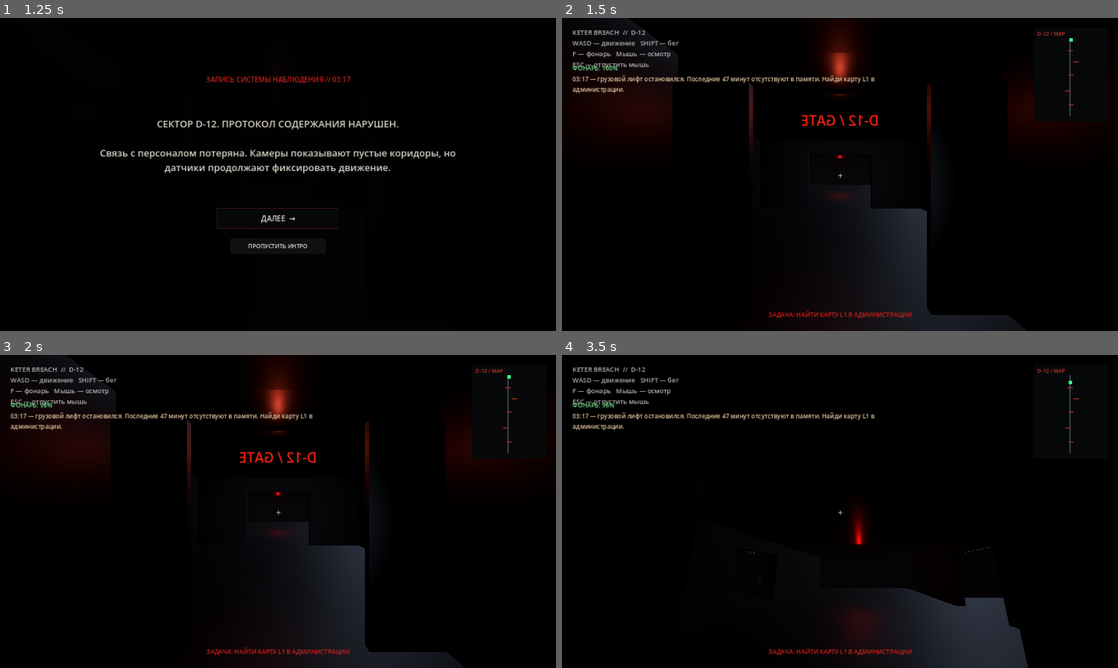
Above: before the commit, frames 1-4 (two rows, left to right).
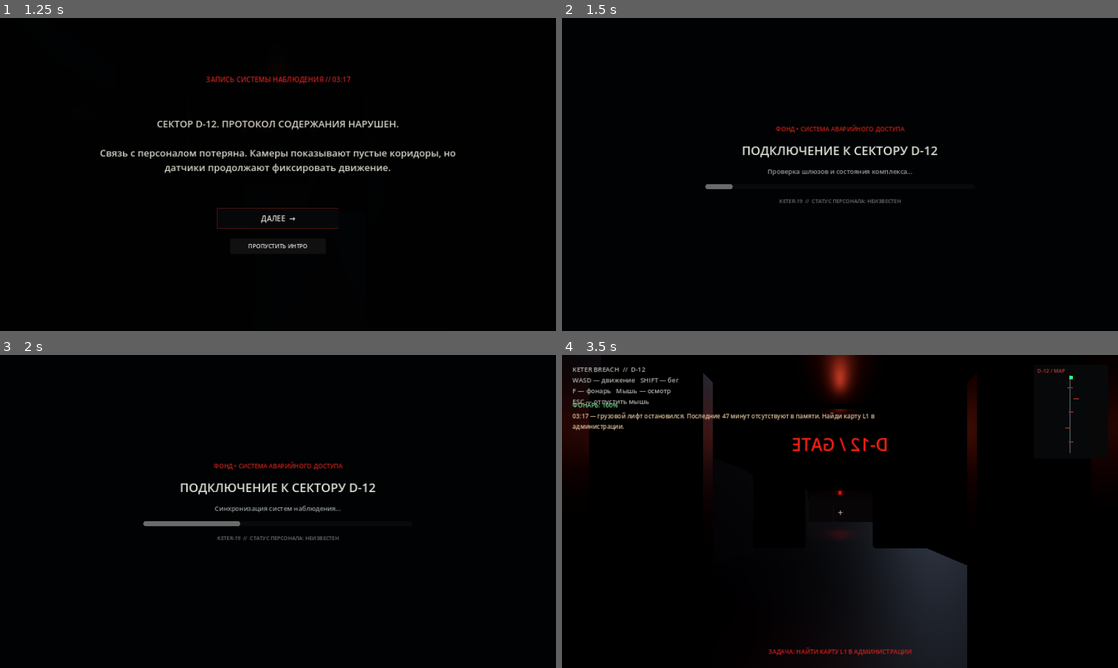
Above: after the commit, the same moments.

Repository: Keter-Breach/keter-breach.ru
Game: Godot game, scene res://scenes/main.tscn
Two runs of this game, one before a commit and one after it. Both use one fixed random seed, a clock stepped at 60 frames per second and the inputs below.
Inputs (mouse positions are in pixels of both pictures, inside the frame that each line leads up to):
- Up to frame 1 (1.25 s): click "НАЧАТЬ • ИНТРО" at 0.5 s
- Up to frame 2 (1.5 s): click "ПРОПУСТИТЬ ИНТРО" at 1.25 s
- Up to frame 3 (2 s): no input
- Up to frame 4 (3.5 s): tap Enter at 2 s; move the mouse to (867, 511) at 2.02 s; hold Shift (sprint) 2.03-2.78 s; hold W (move_forward) from 2.03 s (still down); tap Space at 2.27, 3.02 s; move the mouse to (812, 511) at 2.77 s; tap F (toggle_flashlight) at 2.85 s

Frame 1 is identical in both runs. In frame 2, 11% of the frame differs, in the area x 1-93%, y 0-100%; in frame 3, 11%; in frame 4, 8.3%.

Commit message:
Animate rising security doors and add cinematic loading screen

Diff:
--- a/godot-prototype/scripts/main.gd
+++ b/godot-prototype/scripts/main.gd
@@ -24,6 +24,9 @@
 var intro_root: Control
 var hud_layer: CanvasLayer
 var intro_page: int = 0
+var loading_root: Control
+var loading_progress: ProgressBar
+var loading_status: Label
 
 func _ready() -> void:
 	_build_environment()
@@ -91,13 +94,20 @@
 	if visual:
 		visual.visible = false
 
-func _set_door_open(door_name: String) -> void:
-	var door := facility_ref.find_child(door_name, true, false) as Node3D
-	if door:
-		door.visible = false
-		var shape := door.find_child("CollisionShape3D", true, false) as CollisionShape3D
-		if shape:
-			shape.disabled = true
+func _set_door_open(door_name: String, animate: bool = false) -> void:
+	var door := facility_ref.find_child(door_name, true, false) as StaticBody3D
+	if door == null:
+		return
+	# The door is a StaticBody3D: its mesh and collision shape move together vertically.
+	door.visible = true
+	var target_y := 3.65
+	if animate:
+		var tween := create_tween()
+		tween.set_trans(Tween.TRANS_QUART)
+		tween.set_ease(Tween.EASE_IN_OUT)
+		tween.tween_property(door, "position:y", target_y, 1.15)
+	else:
+		door.position.y = target_y
 
 func _material(color: Color, metallic: float = 0.0, roughness: float = 0.82) -> StandardMaterial3D:
 	var m := StandardMaterial3D.new()
@@ -288,7 +298,7 @@
 	if opened_doors.has(door_name):
 		return
 	opened_doors[door_name] = true
-	_set_door_open(door_name)
+	_set_door_open(door_name, true)
 	_save_game_state()
 
 func _show_status(message: String) -> void:
@@ -526,6 +536,56 @@
 	skip_button.add_theme_font_size_override("font_size", 13)
 	intro_column.add_child(skip_button)
 
+	loading_root = Control.new()
+	loading_root.name = "LoadingRoot"
+	loading_root.set_anchors_and_offsets_preset(Control.PRESET_FULL_RECT)
+	loading_root.visible = false
+	menu_layer.add_child(loading_root)
+	var loading_bg := ColorRect.new()
+	loading_bg.color = Color(0.006, 0.009, 0.012, 1.0)
+	loading_bg.set_anchors_and_offsets_preset(Control.PRESET_FULL_RECT)
+	loading_bg.mouse_filter = Control.MOUSE_FILTER_IGNORE
+	loading_root.add_child(loading_bg)
+	var loading_column := VBoxContainer.new()
+	loading_column.name = "LoadingColumn"
+	loading_column.set_anchors_preset(Control.PRESET_CENTER)
+	loading_column.position = Vector2(-360, -115)
+	loading_column.size = Vector2(720, 230)
+	loading_column.add_theme_constant_override("separation", 18)
+	loading_root.add_child(loading_column)
+	var loading_tag := Label.new()
+	loading_tag.text = "ФОНД • СИСТЕМА АВАРИЙНОГО ДОСТУПА"
+	loading_tag.horizontal_alignment = HORIZONTAL_ALIGNMENT_CENTER
+	loading_tag.add_theme_font_size_override("font_size", 14)
+	loading_tag.add_theme_color_override("font_color", Color(0.8, 0.13, 0.1))
+	loading_column.add_child(loading_tag)
+	var loading_title := Label.new()
+	loading_title.text = "ПОДКЛЮЧЕНИЕ К СЕКТОРУ D-12"
+	loading_title.horizontal_alignment = HORIZONTAL_ALIGNMENT_CENTER
+	loading_title.add_theme_font_size_override("font_size", 28)
+	loading_title.add_theme_color_override("font_color", Color(0.88, 0.89, 0.86))
+	loading_column.add_child(loading_title)
+	loading_status = Label.new()
+	loading_status.text = "Проверка шлюзов и состояния комплекса..."
+	loading_status.horizontal_alignment = HORIZONTAL_ALIGNMENT_CENTER
+	loading_status.add_theme_font_size_override("font_size", 15)
+	loading_status.add_theme_color_override("font_color", Color(0.58, 0.62, 0.63))
+	loading_column.add_child(loading_status)
+	loading_progress = ProgressBar.new()
+	loading_progress.min_value = 0.0
+	loading_progress.max_value = 100.0
+	loading_progress.value = 0.0
+	loading_progress.show_percentage = false
+	loading_progress.custom_minimum_size = Vector2(620, 12)
+	loading_progress.size_flags_horizontal = Control.SIZE_SHRINK_CENTER
+	loading_column.add_child(loading_progress)
+	var loading_footer := Label.new()
+	loading_footer.text = "KETER-19  //  СТАТУС ПЕРСОНАЛА: НЕИЗВЕСТЕН"
+	loading_footer.horizontal_alignment = HORIZONTAL_ALIGNMENT_CENTER
+	loading_footer.add_theme_font_size_override("font_size", 12)
+	loading_footer.add_theme_color_override("font_color", Color(0.42, 0.45, 0.46))
+	loading_column.add_child(loading_footer)
+
 func _add_menu_button(parent: VBoxContainer, label_text: String, callback: Callable) -> void:
 	var button := Button.new()
 	button.text = label_text
@@ -613,9 +673,24 @@
 	_update_intro_page()
 
 func _enter_game() -> void:
-	game_started = true
+	if loading_root == null or loading_root.visible:
+		return
 	menu_root.visible = false
 	intro_root.visible = false
+	loading_root.visible = true
+	loading_progress.value = 0.0
+	loading_status.text = "Проверка шлюзов и состояния комплекса..."
+	var tween := create_tween()
+	tween.tween_property(loading_progress, "value", 34.0, 0.65)
+	tween.tween_callback(func(): loading_status.text = "Синхронизация систем наблюдения...")
+	tween.tween_property(loading_progress, "value", 72.0, 0.8)
+	tween.tween_callback(func(): loading_status.text = "Восстановление данных сектора D-12...")
+	tween.tween_property(loading_progress, "value", 100.0, 0.55)
+	tween.tween_callback(_finish_enter_game)
+
+func _finish_enter_game() -> void:
+	game_started = true
+	loading_root.visible = false
 	hud_layer.visible = true
 	player_ref.set_process(true)
 	player_ref.set_physics_process(true)
